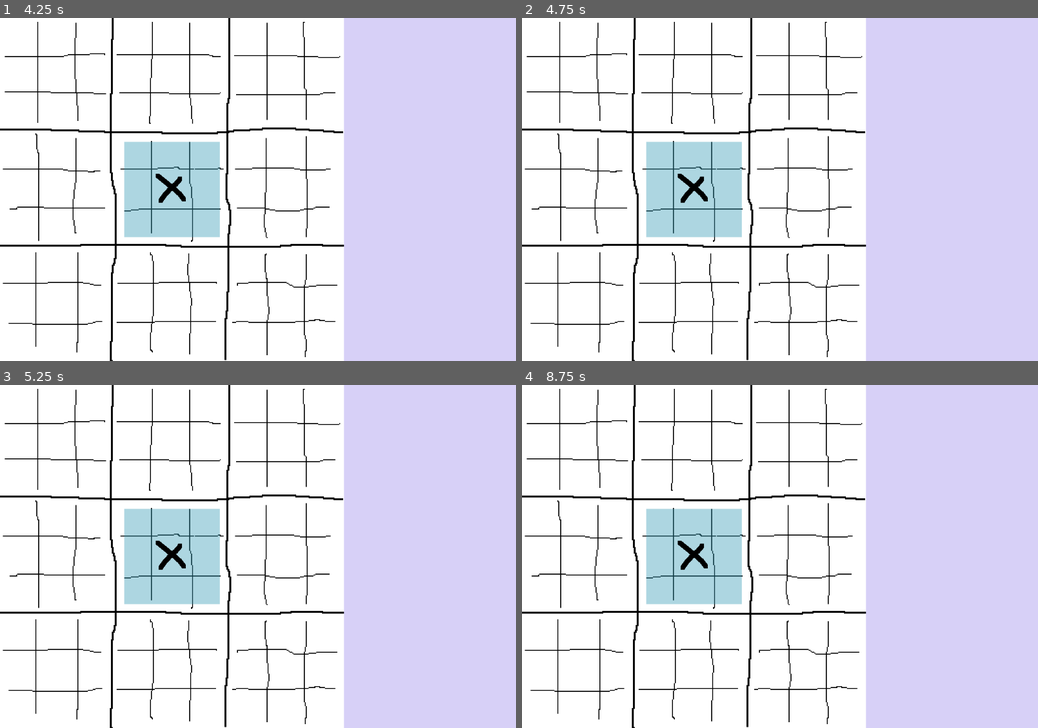
Above: before the commit, frames 1-4 (two rows, left to right).
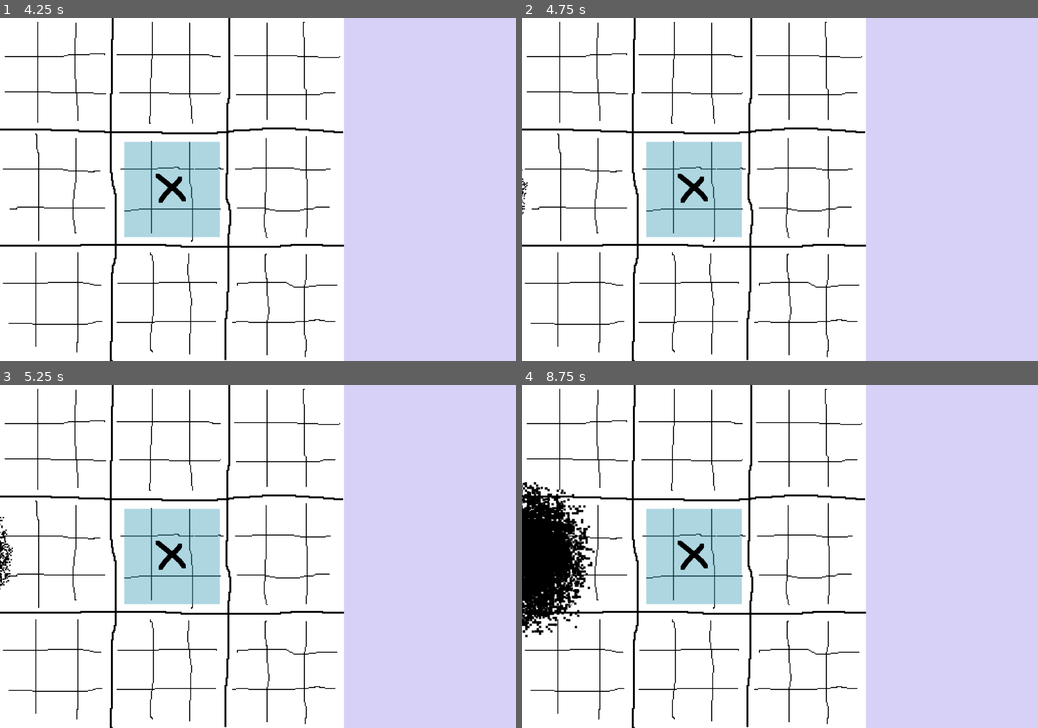
Above: after the commit, the same moments.

Repository: bililun/ultimate
Game: Godot game, scene res://main.tscn
The game is run twice, just before and just after one commit, with the same random seed, the same clock (stepped at 60 frames per second) and the same inputs. The project has no main scene, so this scene is started directly.
Inputs (mouse positions are in pixels of both pictures, inside the frame that each line leads up to):
- Up to frame 1 (4.25 s): click (258, 261) at 0.5 s; tap Enter at 1.25, 2.75 s; move the mouse to (371, 172) at 1.27 s; click (371, 172) at 1.42 s; tap Space at 2, 3.5 s; move the mouse to (154, 206) at 2.02 s; click (154, 206) at 2.17 s; move the mouse to (309, 114) at 2.77 s; click (309, 114) at 2.92 s; move the mouse to (232, 258) at 3.52 s; click (232, 258) at 3.67 s
- Up to frame 2 (4.75 s): tap Enter at 4.25 s; move the mouse to (934, 240) at 4.27 s; click (934, 240) at 4.42 s
- Up to frame 3 (5.25 s): move the mouse to (103, 505) at 5.02 s; click (103, 505) at 5.17 s
- Up to frame 4 (8.75 s): move the mouse to (805, 556) at 5.77 s; click (805, 556) at 5.92 s; move the mouse to (702, 470) at 6.52 s; click (702, 470) at 6.67 s; move the mouse to (893, 539) at 7.27 s; click (893, 539) at 7.42 s; move the mouse to (676, 573) at 8.02 s; click (676, 573) at 8.17 s

Frame 1 is identical in both runs. In frame 2, less than 0.1% of the frame differs, in the area x 0-2%, y 44-58%; in frame 3, 0.2%; in frame 4, 4.0%, in the area x 0-15%, y 28-74%.

Commit message:
fog works

Diff:
--- a/fog.gd
+++ b/fog.gd
@@ -1,17 +1,26 @@
 extends Node2D
 
 @export var fog_textures: Array[Texture2D]
-var durations = [13, 15, 17, 19, 23, 29, 32, 37]
-var spread = 50
+var durations = [15,17,19,23,29,31,32,37,41]
+var spread = 30
 var fogblob
-var cmb: Vector2i # current miniboard
+var prevmb: Vector2i # miniboard we're tweening away from
+var destmb: Vector2i # miniboard we're tweening towards
 var tmb: Vector2i # target miniboard (of the player, to avoid)
 var cell_size: int
+var meander_duration = 16
+var collide_duration = 0.2 # if you're running into the player's target miniboard
+
+var blob_tween
 
 
 # Called when the node enters the scene tree for the first time.
 func _ready():
 	fogblob = $FogBlob
+	create_inner_tweens()
+
+
+func create_inner_tweens():
 	# for every fog in the fog texture, make a parent node2d, sprite, and tween their rotation
 	for t in range(fog_textures.size()):
 		var rotator_node = Node2D.new()
@@ -32,9 +41,109 @@
 
 
 func update_target_miniboard(target_miniboard):
+	var old_tmb = tmb
 	tmb = target_miniboard
 
-func new_game(cell_size):
-	cell_size = cell_size
-	cmb = Vector2i(-1, -1)
+	if destmb == Vector2i(-1, -1):
+		enter_fogblob()
+
+	if prevmb == tmb:
+		# zoom to destmb
+		blob_tween.kill()
+		create_blob_tween(collide_duration)
+
+	if destmb == tmb:
+		# uh oh collision! get out
+		var diff = snap_and_sign(tmb - old_tmb)
+		print("dest is tmb. diff: ", diff)
+		# first try to match direction
+		var newdestmb = destmb + diff
+		if not is_in_bounds(newdestmb):
+			# tmb is either a side being approached perpendicularly, or a corner
+			var options = get_options(tmb)
+			# there must be at least 2 options
+			if diff in options:
+				options.remove(diff)
+			newdestmb = destmb + options[randi() % options.size()]
+
+		destmb = newdestmb
+		blob_tween.kill()
+		create_blob_tween(collide_duration)
+
+
+func enter_fogblob():
+		var r = randf()
+		if r < 0.25:
+			destmb = Vector2i(randi() % 3, 0)
+			prevmb = destmb + Vector2i.UP
+		elif r < 0.5:
+			destmb = Vector2i(randi() % 3, 2)
+			prevmb = destmb + Vector2i.DOWN
+		elif r < 0.75:
+			destmb = Vector2i(0, randi() % 3)
+			prevmb = destmb + Vector2i.LEFT
+		else:
+			destmb = Vector2i(2, randi() % 3)
+			prevmb = destmb + Vector2i.RIGHT
+
+		fogblob.position = get_coords(prevmb)
+		fogblob.scale *= 0.5
+		var scale_tween = create_tween()
+		scale_tween.set_trans(Tween.TRANS_CUBIC)
+		scale_tween.tween_property(fogblob, "scale", fogblob.scale * 2, meander_duration / 2.0)
+		fogblob.visible = true
+		create_blob_tween(meander_duration)
+
+
+func meander():
+	# callbacked when the previous meander finishes
+	var options = get_options(destmb)
+
+	var chosen = options[randi() % options.size()]
+	# try to avoid prev mb and definitely don't go to the player's target miniboard
+	while (destmb + chosen == prevmb and randf() < 0.99) or destmb + chosen == tmb:
+		chosen = options[randi() % options.size()]
+	prevmb = destmb
+	destmb += chosen
+
+	create_blob_tween(meander_duration)
+
+
+func new_game(_cell_size, _collide_duration):
+	cell_size = _cell_size
+	collide_duration = _collide_duration
+	prevmb = Vector2i(-1, -1)
+	destmb = Vector2i(-1, -1)
 	tmb = Vector2i(-1, -1)
+	fogblob.visible = false
+
+
+func get_coords(mb):
+	return Vector2(mb * cell_size * 3)
+
+func get_options(mb):
+	var options = []
+	if mb.y != 0:
+		options.append(Vector2i.UP)
+	if mb.y != 2:
+		options.append(Vector2i.DOWN)
+	if mb.x != 0:
+		options.append(Vector2i.LEFT)
+	if mb.x != 2:
+		options.append(Vector2i.RIGHT)
+	return options
+
+func is_in_bounds(mb):
+	return -1 < mb.x and mb.x < 3 and -1 < mb.y and mb.y < 3
+
+func snap_and_sign(vector):
+	# returns one of 8 cardinal directions
+	# intentionally not evenly distributed
+	return Vector2i(Vector2(vector).normalized().snapped(Vector2.ONE))
+
+func create_blob_tween(duration):
+	# tween it!
+	blob_tween = create_tween()
+	blob_tween.tween_property(fogblob, "position", get_coords(destmb), duration)
+	blob_tween.tween_callback(meander)
+	pass
--- a/fog.tscn
+++ b/fog.tscn
@@ -14,8 +14,10 @@
 fog_textures = Array[Texture2D]([ExtResource("2_tafvl"), ExtResource("1_tcyr7"), ExtResource("2_etlmv"), ExtResource("3_t4s0k"), ExtResource("6_rwabm"), ExtResource("7_inhrb")])
 
 [node name="FogBlob" type="Node2D" parent="."]
+scale = Vector2(1.2, 1.2)
 
 [node name="DevSeePanel" type="Panel" parent="FogBlob"]
+visible = false
 anchors_preset = 8
 anchor_left = 0.5
 anchor_top = 0.5
--- a/main.gd
+++ b/main.gd
@@ -35,7 +35,7 @@
 				  [0,0,0, 0,0,0, 0,0,0]]
 	game_state = State.INSTRUCTIONS
 	target_miniboard = Vector2(-1, -1)
-	$Fog.new_game(cell_size)
+	$Fog.new_game(cell_size, 0.2)
 	# hide the highlight panel bc you can play anywhere
 	$HighlightPanel.visible = false
 
@@ -76,11 +76,13 @@
 	if not $HighlightPanel.visible:
 		$HighlightPanel.position = get_miniboard(grid_pos) * cell_size * 3 + Vector2i(20, 20)
 		$HighlightPanel.visible = true
-		print("visibled it to ", $HighlightPanel.position)
 
 	# tween it
+	var duration = 0.2
 	var tween = create_tween()
-	tween.tween_property($HighlightPanel, "position", Vector2(target_miniboard * cell_size * 3 + Vector2i(20,20)), 0.1)
+	tween.set_trans(Tween.TRANS_CUBIC)
+#	tween.set_ease(Tween.EASE_IN_OUT)
+	tween.tween_property($HighlightPanel, "position", Vector2(target_miniboard * cell_size * 3 + Vector2i(20,20)), duration)
 
 
 func handle_panel_click(event):
--- a/main.tscn
+++ b/main.tscn
@@ -26,7 +26,6 @@
 theme_override_styles/panel = SubResource("StyleBoxFlat_dhqun")
 
 [node name="Fog" parent="." instance=ExtResource("5_cvboi")]
-visible = false
 
 [node name="SidePanel" type="Panel" parent="."]
 offset_left = 720.0
